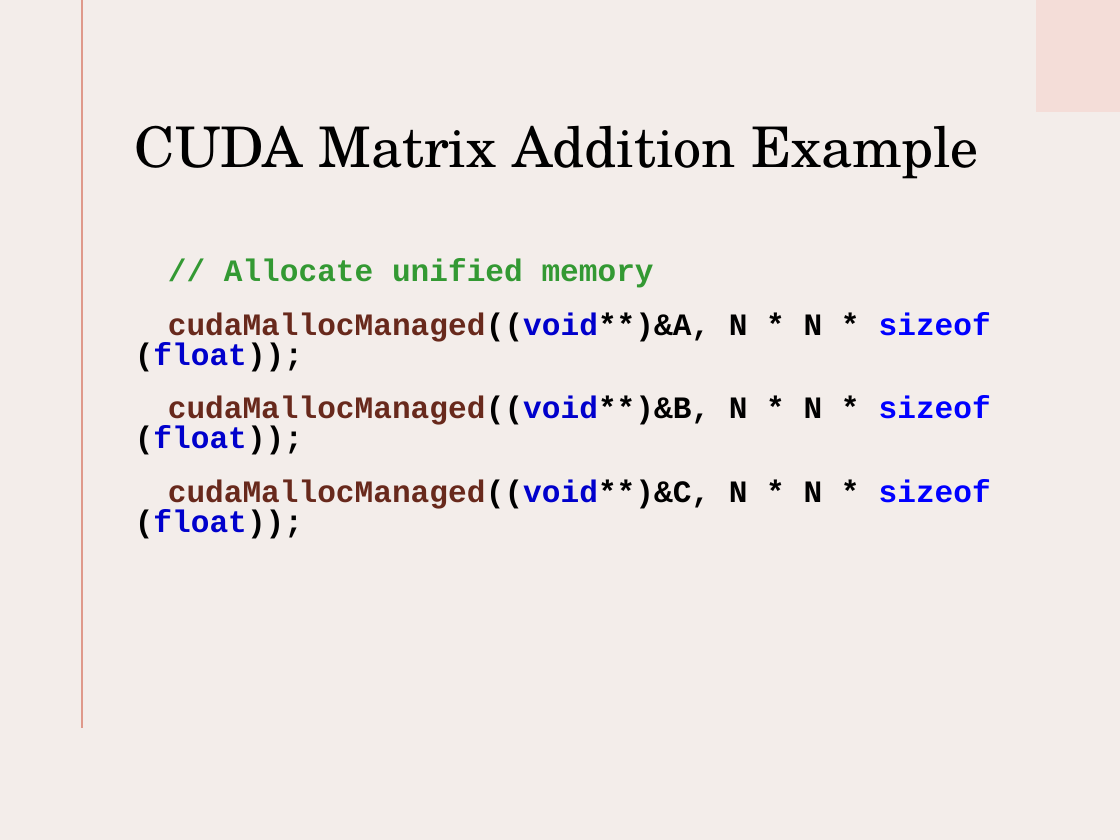
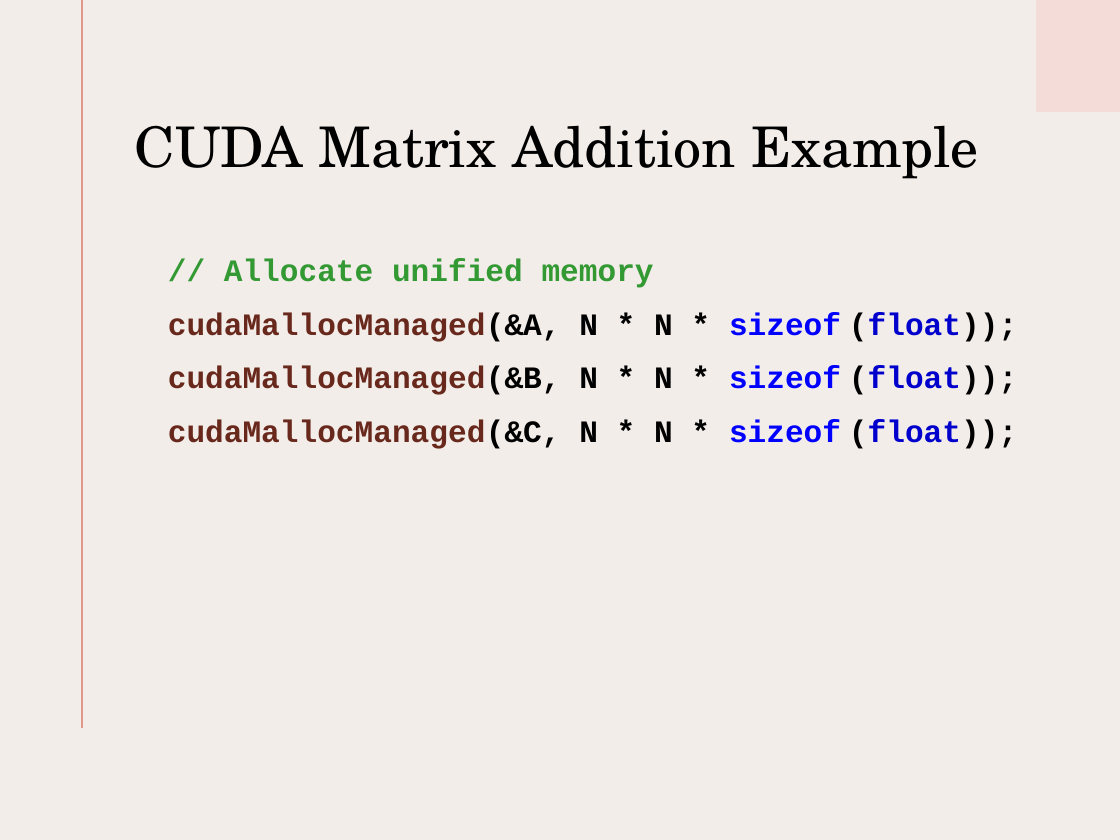
Before and after one commit to look4pritam/GPU-Computation, a slide deck: slide 27 of Presentations/CUDA.pptx. Drawn at 1120x840 pixels with LibreOffice and Linux fonts; fonts in the diff are those of the drawing. Boxes give left, top, right and bottom in pixels: in the first picture for what was removed or moved away, otherwise in the second. Text is boxed around its words. In the diff, an @@ line names an element or a change of style, - is before the commit and + after.

```diff
--- a/Presentations/CUDA.pptx
+++ b/Presentations/CUDA.pptx
@@ text at bbox=[168, 312, 1017, 449]: text changed @@
-cudaMallocManaged((void**)&A, N * N * sizeof (float));
-cudaMallocManaged((void**)&B, N * N * sizeof (float));
-cudaMallocManaged((void**)&C, N * N * sizeof (float));
+cudaMallocManaged(&A, N * N * sizeof (float));
+cudaMallocManaged(&B, N * N * sizeof (float));
+cudaMallocManaged(&C, N * N * sizeof (float));
```
Also in this commit, not shown: 1 other slide changed, 2 slides removed.
